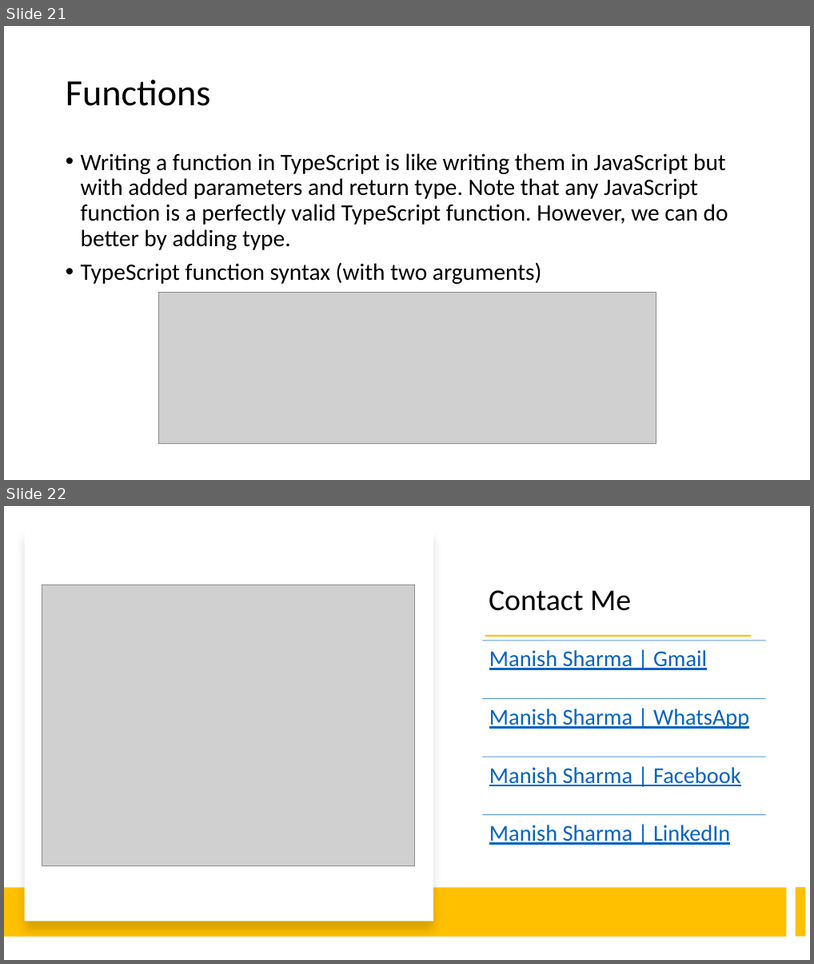
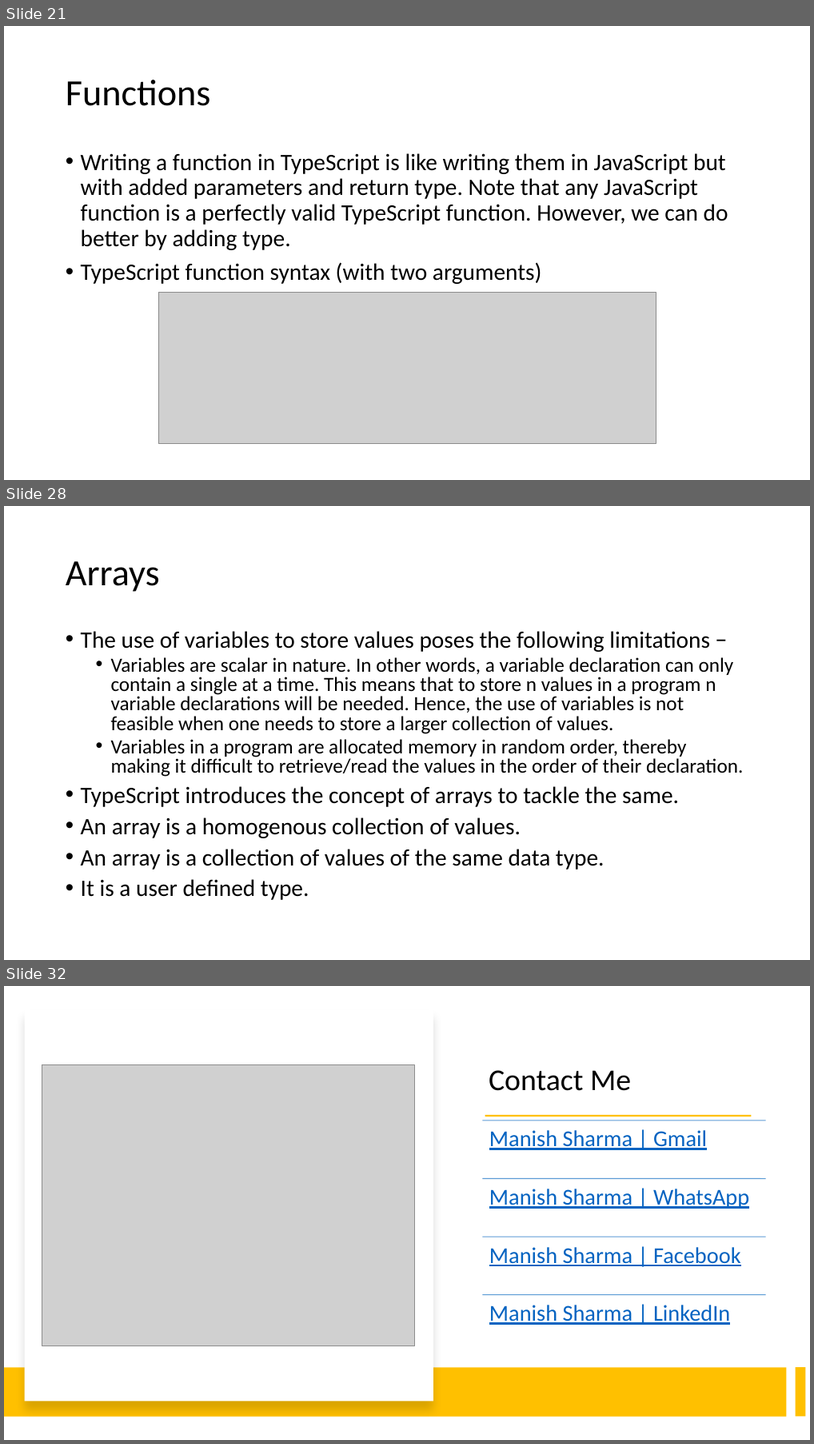
Before and after one commit to manishvbn/TypeScript_Jul22, a slide deck: Notes/TypeScript.pptx. Shown one above the other, each under a label of ours: slides 21 and 22 before the commit, slides 21, 28 and 32 after it; the slides between them are not shown. The pictures are 814x964 and 814x1444 pixels, drawn with LibreOffice and Linux fonts; fonts in the diff are those of the drawing; grey boxes stand for pictures. Boxes give left, top, right and bottom in pixels: in the first picture for what was removed or moved away, otherwise in the second. Text is boxed around its words. In the diff, an @@ line names an element or a change of style, - is before the commit and + after.

```diff
--- a/Notes/TypeScript.pptx
+++ b/Notes/TypeScript.pptx
@@ slide 28 added at bbox=[4, 506, 810, 960], background #FFFFFF @@
@@ title added at bbox=[66, 561, 160, 592], 44 pt, text #000000 @@
+Arrays
@@ text added at bbox=[81, 631, 743, 900], 24 pt, text #000000 @@
+• The use of variables to store values poses the following limitations −
+  • Variables are scalar in nature. In other words, a variable declaration can only contain a single at a time. This means that to store n values in a program n variable declarations will be needed. Hence, the use of variables is not feasible when one needs to store a larger collection of values.
+  • Variables in a program are allocated memory in random order, thereby making it difficult to retrieve/read the values in the order of their declaration.
+• TypeScript introduces the concept of arrays to tackle the same.
+• An array is a homogenous collection of values.
+• An array is a collection of values of the same data type.
+• It is a user defined type.
@@ what was slide 22 is now slide 32 @@
```
Also in this commit, not shown: 9 other slides added.
